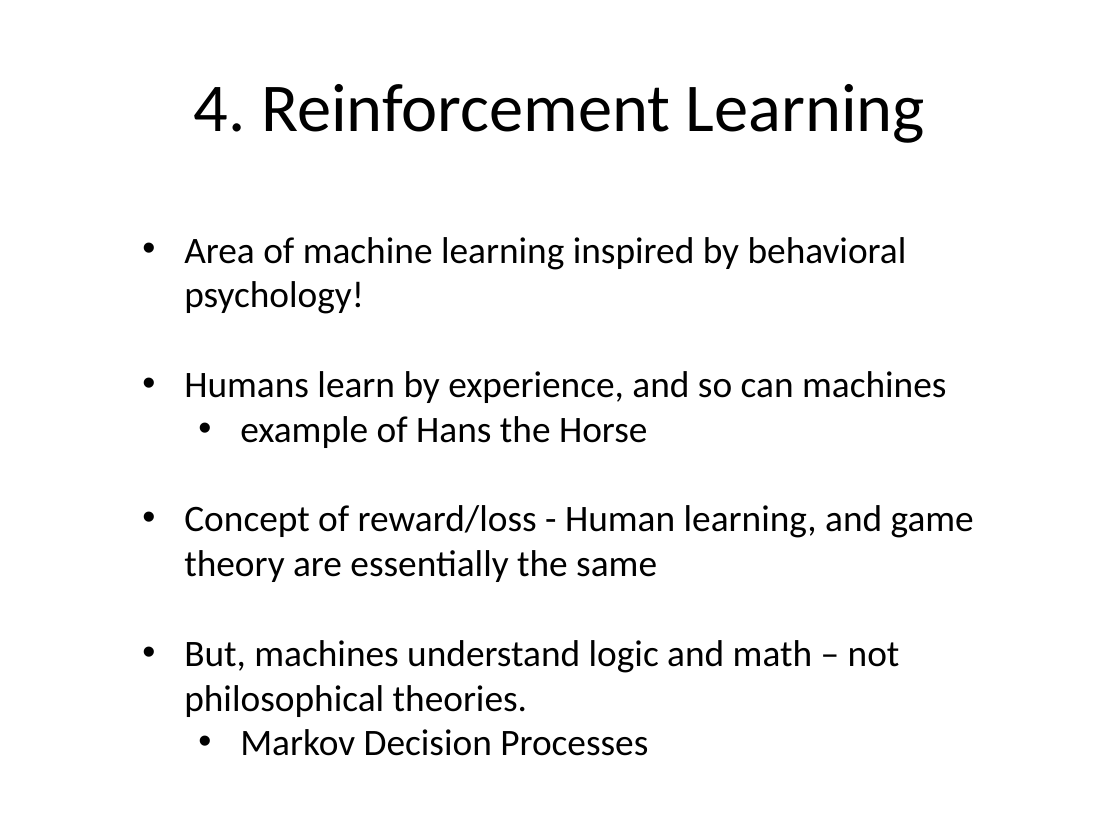
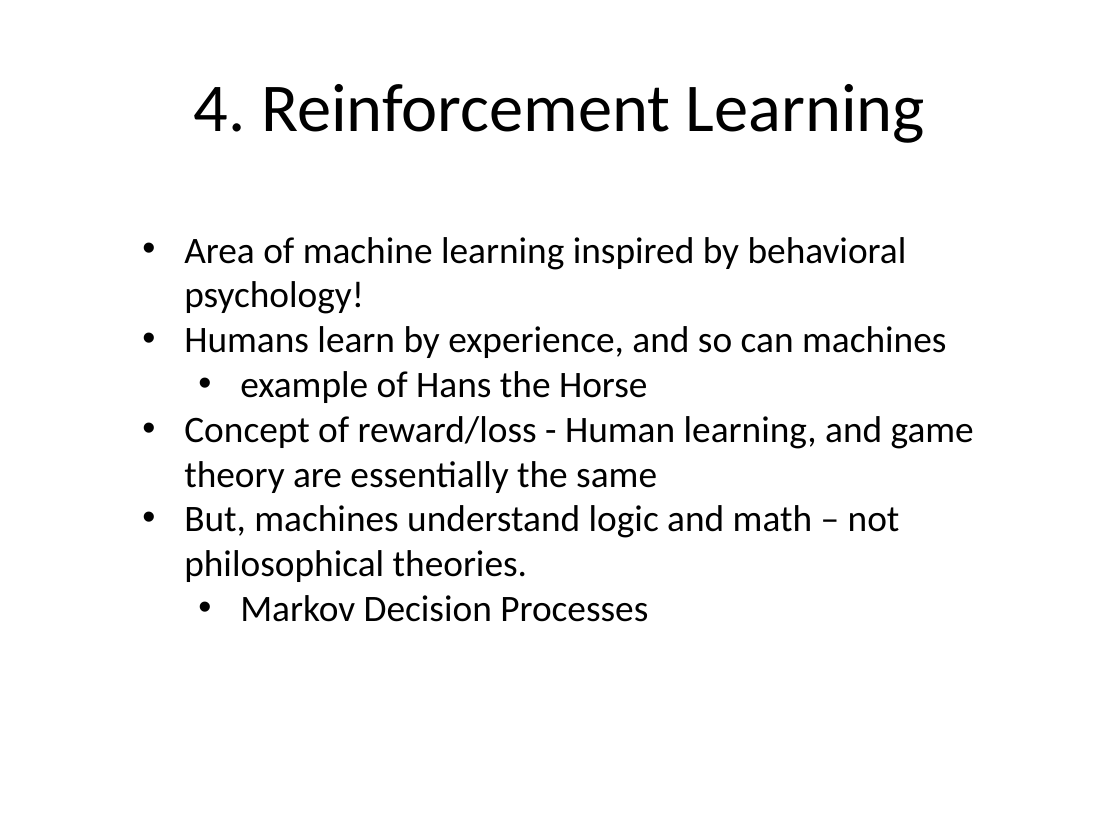
Before and after one commit to talhajansari/dermalink, a slide deck: slide 2 of FRONT_END/logo_lab/FINAL_presentation.pptx. Drawn at 1120x840 pixels with LibreOffice and Linux fonts; fonts in the diff are those of the drawing. Boxes give left, top, right and bottom in pixels: in the first picture for what was removed or moved away, otherwise in the second. Text is boxed around its words. In the diff, an @@ line names an element or a change of style, - is before the commit and + after.

```diff
--- a/FRONT_END/logo_lab/FINAL_presentation.pptx
+++ b/FRONT_END/logo_lab/FINAL_presentation.pptx
@@ text "Area of machine learning inspired ..." rewrapped from (184, 237, 974, 756) to (184, 237, 974, 622) @@
```
Also in this commit, not shown: 5 other slides changed, 7 other files.
